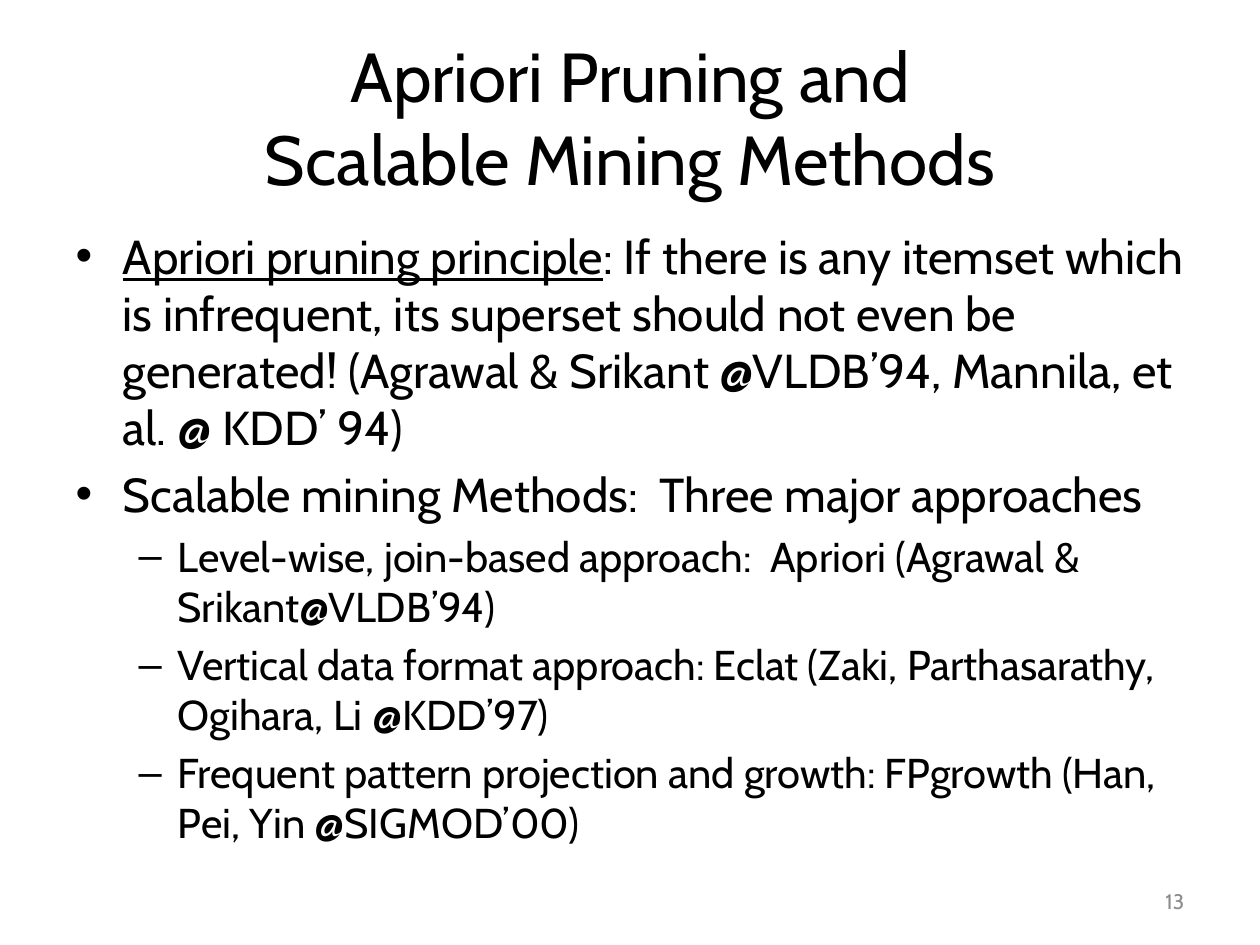
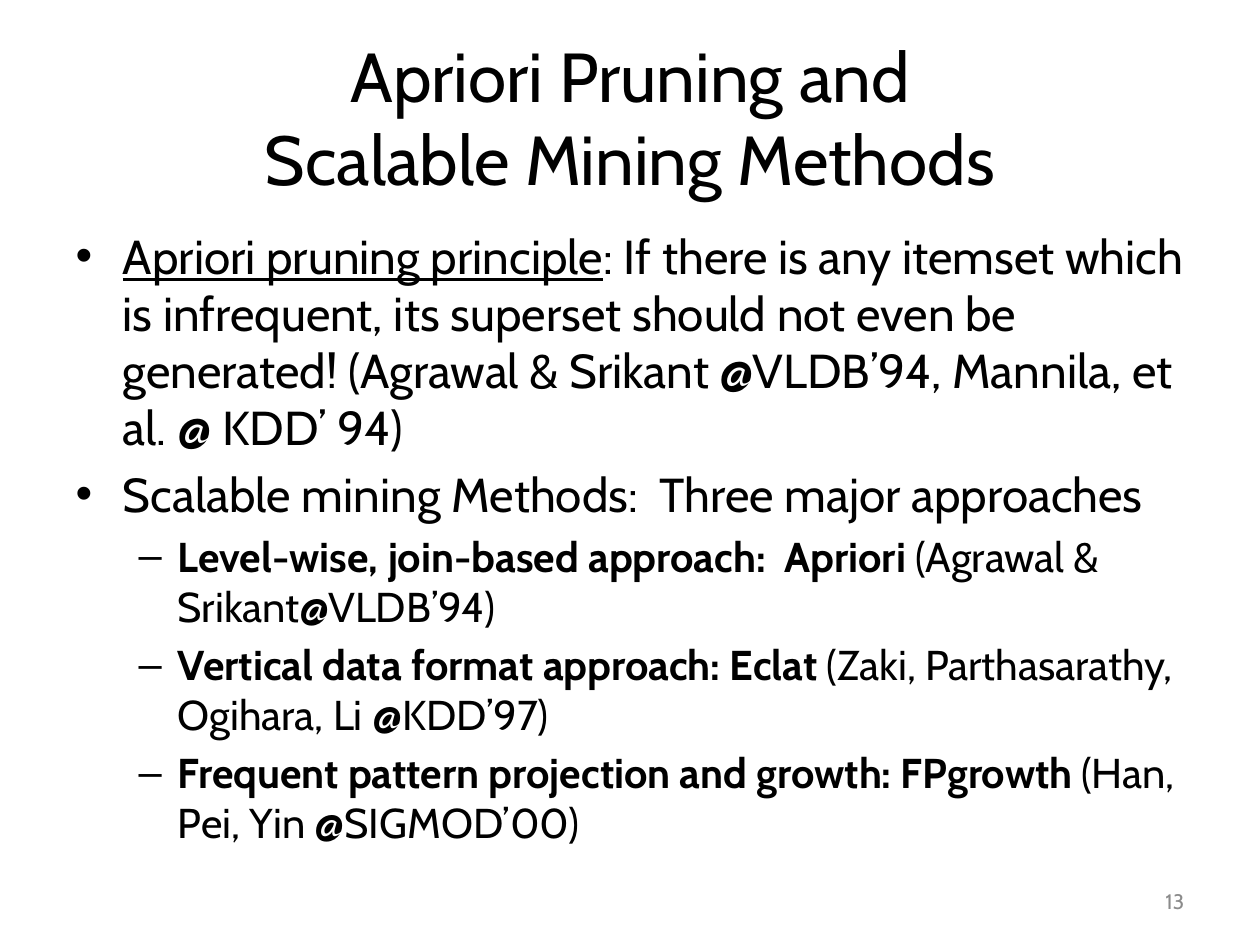
Before and after one commit to mjiang89/mjiang89.github.io, a slide deck: slide 13 of teaching/CS412Summer17-Chapter6.pptx. Drawn at 1260x945 pixels with LibreOffice and Linux fonts; fonts in the diff are those of the drawing. Boxes give left, top, right and bottom in pixels: in the first picture for what was removed or moved away, otherwise in the second. Text is boxed around its words. In the diff, an @@ line names an element or a change of style, - is before the commit and + after.

```diff
--- a/teaching/CS412Summer17-Chapter6.pptx
+++ b/teaching/CS412Summer17-Chapter6.pptx
@@ text at (178,540,1175,844): bold on in "Level-wise, join-based approach: Apriori", "Vertical data format approach: Eclat", "Frequent pattern projection and growth: FPgrowth" @@
```
Also in this commit, not shown: 16 other slides changed, 6 slides added, 1 slide removed, 2 other files.
